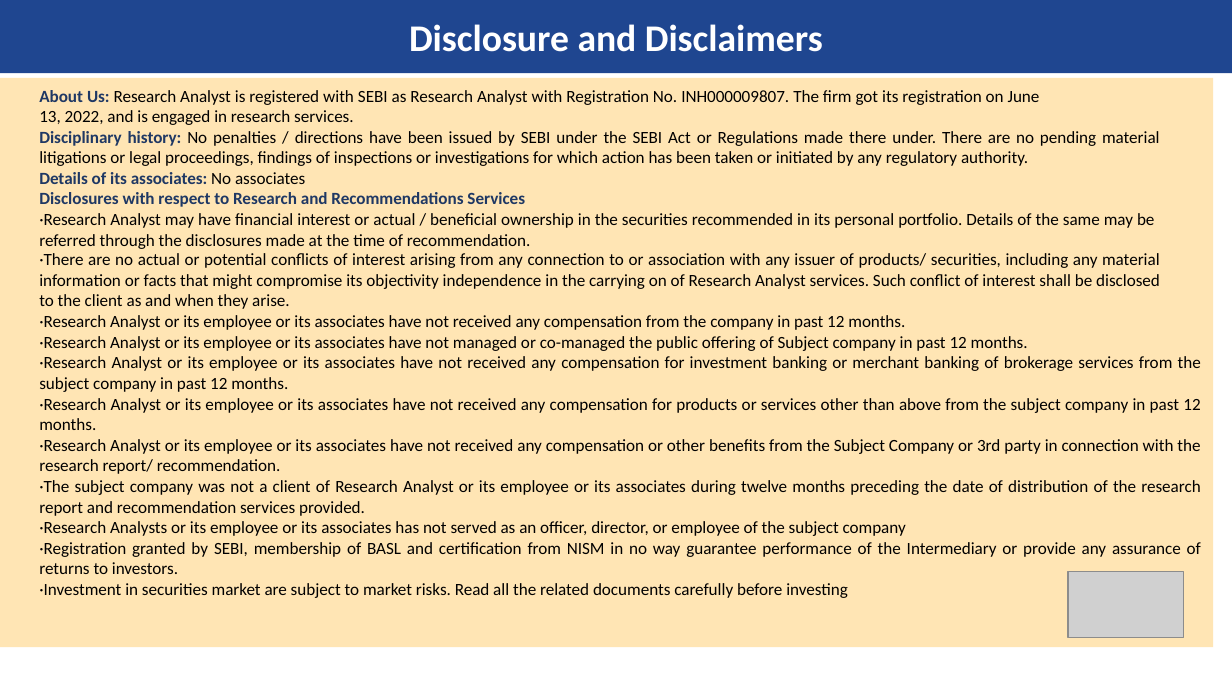
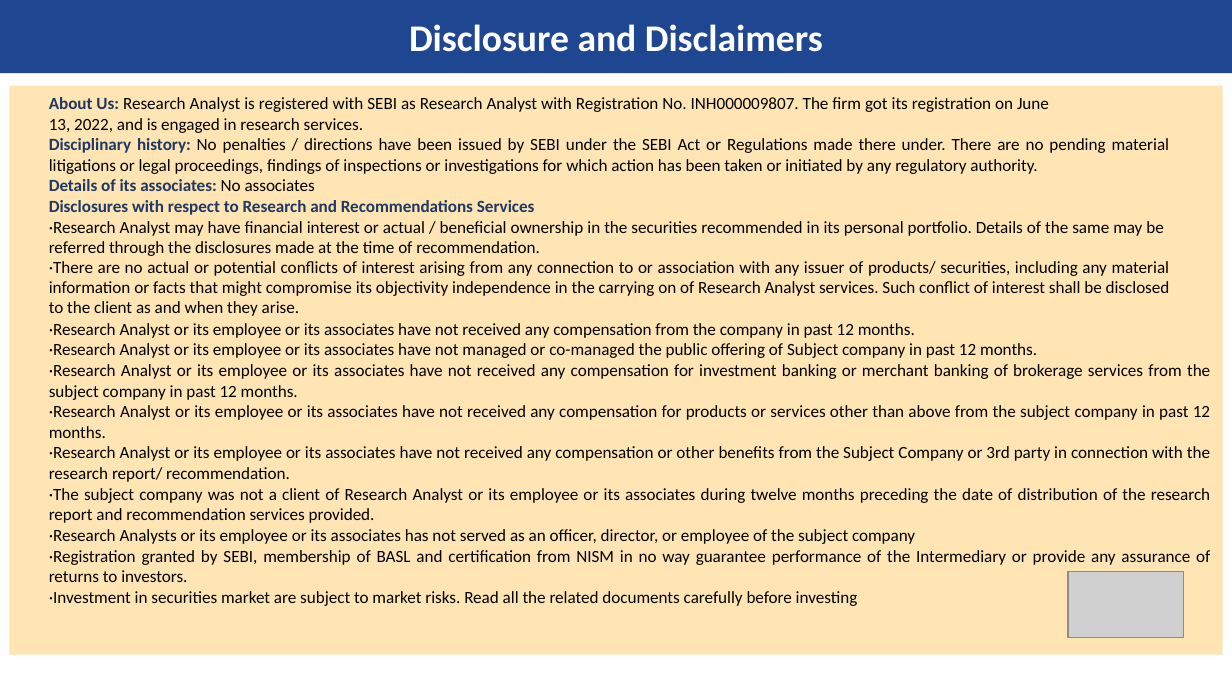
Before and after one commit to kishanyash/fluffy-lamp, a slide deck: slide 12 of master_template.pptx (slide 13 before the commit). Drawn at 1232x693 pixels with LibreOffice and Linux fonts; fonts in the diff are those of the drawing; grey boxes stand for pictures; background and template pictures are left out. Boxes give left, top, right and bottom in pixels: in the first picture for what was removed or moved away, otherwise in the second. Text is boxed around its words. In the diff, an @@ line names an element or a change of style, - is before the commit and + after.

```diff
--- a/master_template.pptx
+++ b/master_template.pptx
@@ rectangle "About Us: Research Analyst is ...": place and size @@
-rectangle "About Us: Research Analyst is ..." at (0, 78, 1214, 647)
+rectangle "About Us: Research Analyst is ..." at (10, 85, 1223, 654)
```
Also in this commit, not shown: 10 other slides changed, 1 slide removed, 6 other files.
